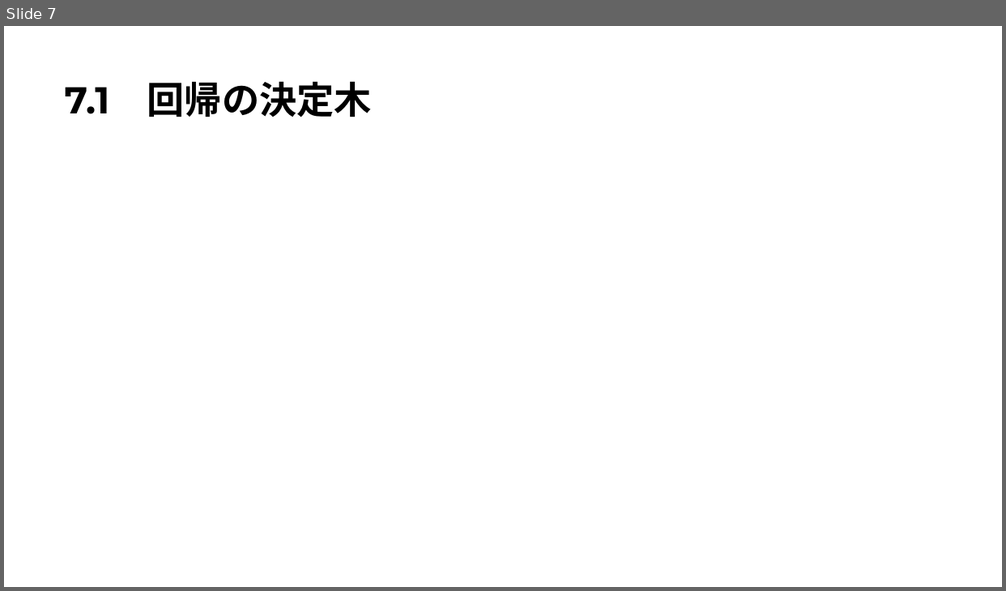
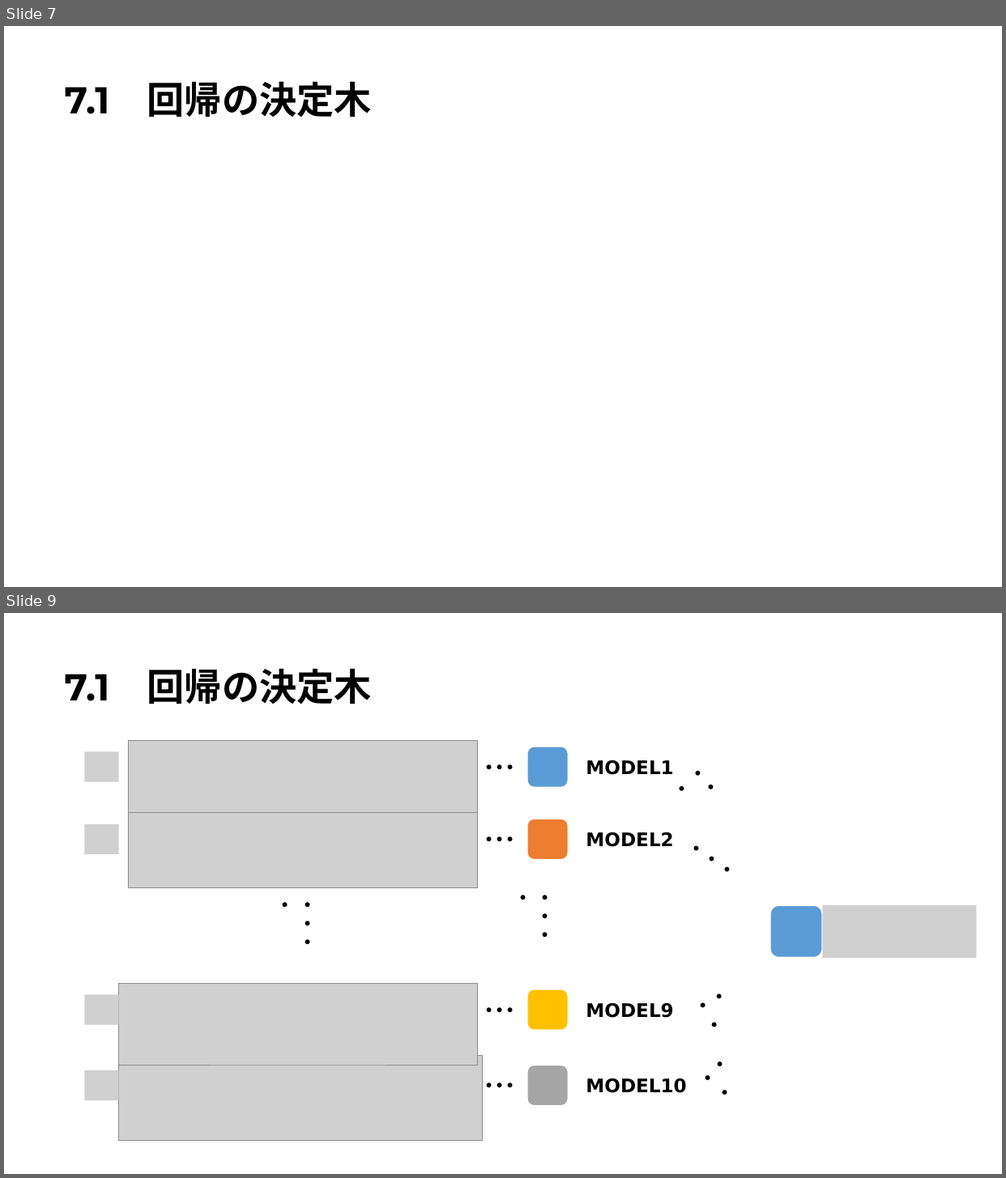
Before and after one commit to Harrry1206/-Graduation-research2, a slide deck: 第7章決定木.pptx. Shown one above the other, each under a label of ours: slide 7 before the commit, slides 7 and 9 after it; the slides between them are not shown. The pictures are 1006x591 and 1006x1178 pixels, drawn with LibreOffice and Linux fonts; fonts in the diff are those of the drawing; grey boxes stand for pictures. Boxes give left, top, right and bottom in pixels: in the first picture for what was removed or moved away, otherwise in the second. Text is boxed around its words. In the diff, an @@ line names an element or a change of style, - is before the commit and + after.

```diff
--- a/第7章決定木.pptx
+++ b/第7章決定木.pptx
@@ slide 9 added at <box>4,613,1002,1174</box>, background #FFFFFF @@
@@ title added at <box>65,668,372,705</box>, 36 pt, text #000000, bold @@
+7.1 回帰の決定木
@@ picture added at <box>85,752,119,782</box> @@
@@ group added at <box>479,747,569,787</box>: 3 texts, 1 rounded rectangle @@
+・
+・
+・
@@ text added at <box>586,760,673,775</box>, 18 pt, text #000000, bold @@
+MODEL1
@@ text added at <box>680,770,722,791</box>, 18 pt, text #000000, bold @@
+・・・
@@ picture added at <box>85,824,119,854</box> @@
@@ group added at <box>479,819,569,860</box>: 3 texts, 1 rounded rectangle @@
+・
+・
+・
@@ text added at <box>586,833,673,847</box>, 18 pt, text #000000, bold @@
+MODEL2
@@ text added at <box>675,845,733,872</box>, 18 pt, text #000000, bold @@
+・・・
@@ group added at <box>118,741,483,1141</box>: 4 pictures, 1 text @@
+・・・・
@@ text added at <box>513,895,555,937</box>, 18 pt, text #000000, bold @@
+・・・・
@@ rounded rectangle added at <box>770,905,823,958</box>, fill #5B9BD5, outline #FFFFFF 1.5 pt @@
@@ picture added at <box>823,905,978,959</box> @@
@@ picture added at <box>85,995,119,1024</box> @@
@@ group added at <box>479,990,569,1031</box>: 3 texts, 1 rounded rectangle @@
+・
+・
+・
@@ text added at <box>692,994,735,1028</box>, 18 pt, text #000000, bold @@
+・・・
@@ text added at <box>586,1003,673,1018</box>, 18 pt, text #000000, bold @@
+MODEL9
@@ picture added at <box>85,1071,119,1101</box> @@
@@ group added at <box>479,1065,569,1106</box>: 3 texts, 1 rounded rectangle @@
+・
+・
+・
@@ text added at <box>705,1062,736,1095</box>, 18 pt, text #000000, bold @@
+・・・
@@ text added at <box>586,1079,686,1093</box>, 18 pt, text #000000, bold @@
+MODEL10
```
Also in this commit, not shown: 3 slides changed, 4 other slides added, 3 slides removed, 1 other file.
